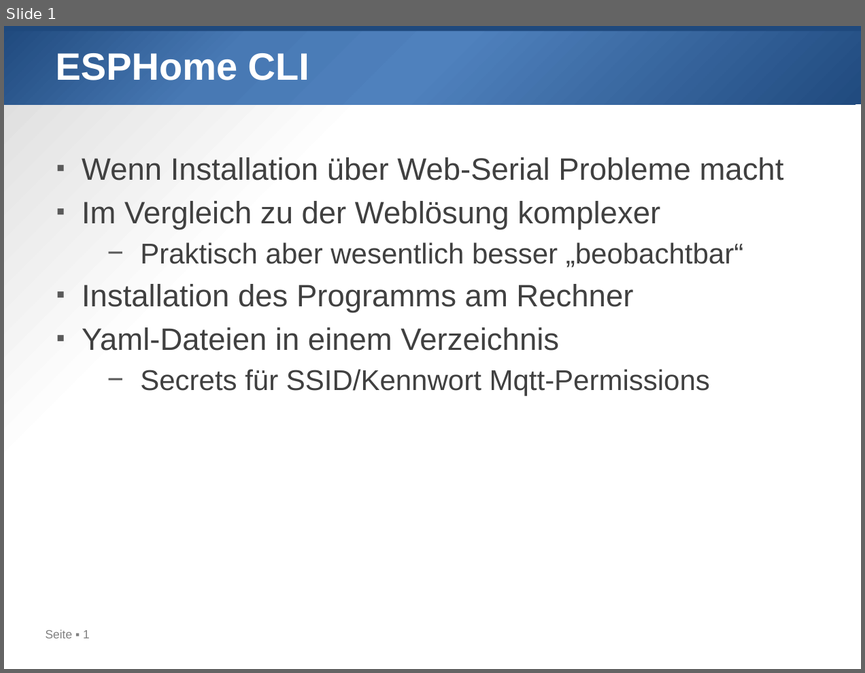
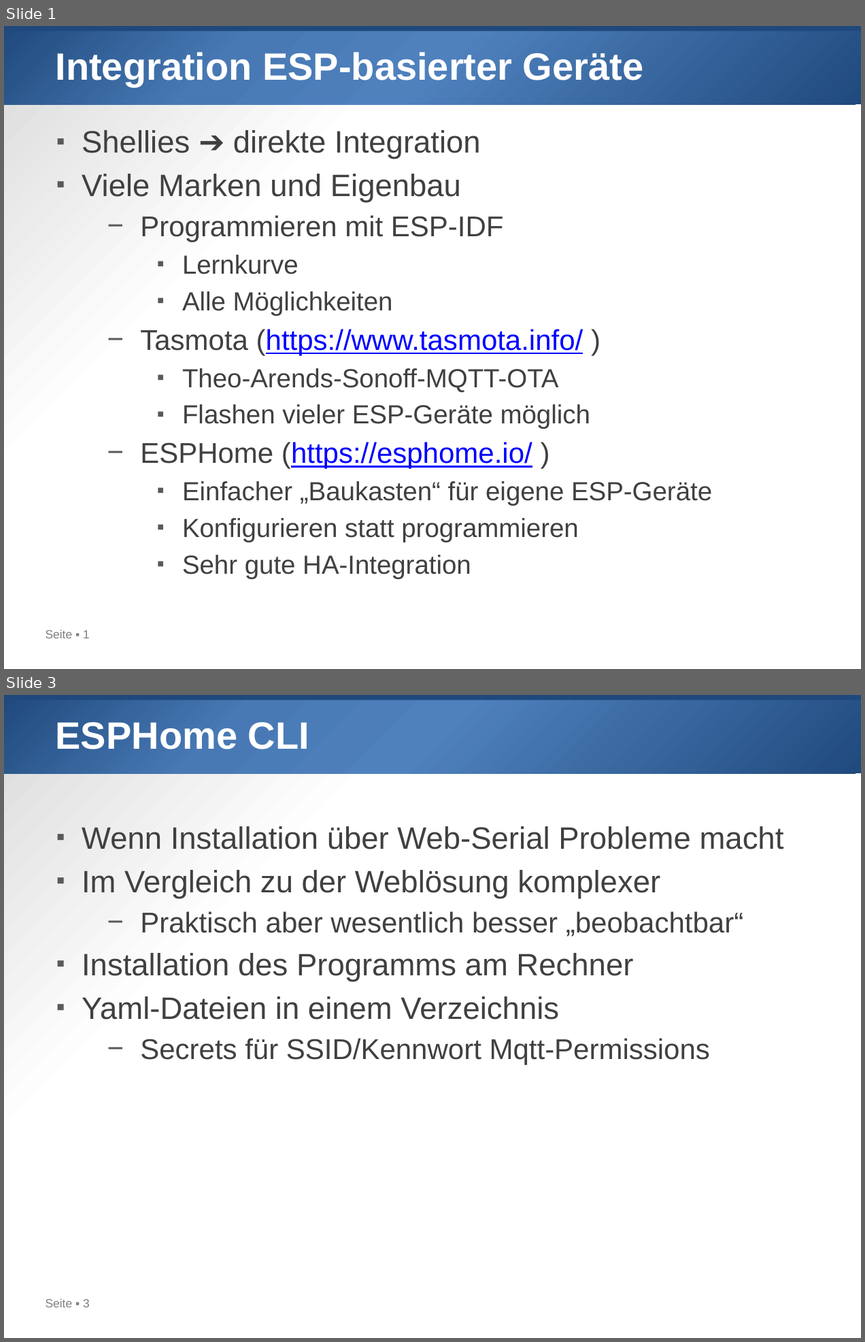
Before and after one commit to htl-leo/iot-samstag, a slide deck: 2014-11-23/esphome cli.pptx. Shown one above the other, each under a label of ours: slide 1 before the commit, slides 1 and 3 after it; the slides between them are not shown. The pictures are 865x673 and 865x1342 pixels, drawn with LibreOffice and Linux fonts; fonts in the diff are those of the drawing. Boxes give left, top, right and bottom in pixels: in the first picture for what was removed or moved away, otherwise in the second. Text is boxed around its words. In the diff, an @@ line names an element or a change of style, - is before the commit and + after.

```diff
--- a/2014-11-23/esphome cli.pptx
+++ b/2014-11-23/esphome cli.pptx
@@ slide 1 added at [4,26,861,669], background gradient #FFFFFF to #D9D9D9; not listed: 3 template elements that a slide beside it also shows @@
@@ title added at [56,52,643,87], 32 pt, text #FFFFFF, bold @@
+Integration ESP-basierter Geräte
@@ text added at [82,130,712,542], 22 pt, text #404040 @@
+▪ Shellies ➔ direkte Integration
+▪ Viele Marken und Eigenbau
+  − Programmieren mit ESP-IDF
+    ▪ Lernkurve
+    ▪ Alle Möglichkeiten
+  − Tasmota (https://www.tasmota.info/ )
+    ▪ Theo-Arends-Sonoff-MQTT-OTA
+    ▪ Flashen vieler ESP-Geräte möglich
+  − ESPHome (https://esphome.io/ )
+    ▪ Einfacher „Baukasten“ für eigene ESP-Geräte
+    ▪ Konfigurieren statt programmieren
+    ▪ Sehr gute HA-Integration
@@ what was slide 1 is now slide 3 @@
@@ page number at [45,1298,90,1307]: text changed @@
-Seite ▪ 1
+Seite ▪ 3
```
Also in this commit, not shown: 1 other slide added, 1 other file.
